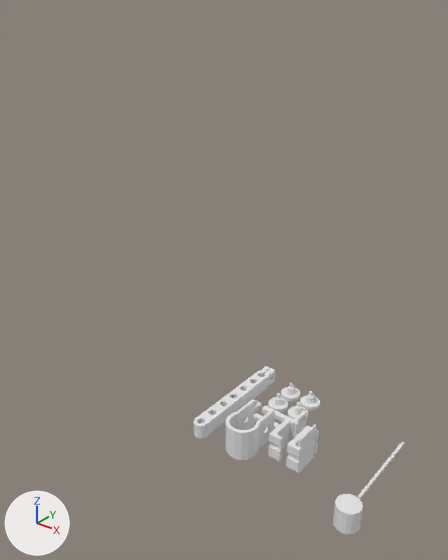
Two versions of the Blender file electronics-mounts/electronics-mounts.blend, one commit apart.
Before and after are seen from a 50 mm camera at (216.0, -340.0, 312.0) aimed at (-46.0, -13.0, 110.0). The axes (+X, +Y, +Z) are drawn at lower left. The lights are the same throughout.

The scene before the commit, as lines of its bpy script (objects in view):
```python
me_cylinder_003 = bpy.data.meshes.new('Cylinder.003')
me_cylinder_003.from_pydata(...)  # 228 vertices, 130 faces; spans x -1.0..1.0, y -27.0..4.6, z -1.0..7.8
me_cylinder_004 = bpy.data.meshes.new('Cylinder.004')
me_cylinder_004.from_pydata(...)  # a 16-sided cylinder along z spanning x -0.66..0.66, y -0.66..0.66, z -2.0..2.0
me_cylinder_005 = bpy.data.meshes.new('Cylinder.005')
me_cylinder_005.from_pydata(...)  # 124 vertices, 70 faces; spans x -12.2..12.1, y -14.2..23.8, z 0.0..24.7
ob_hole_set = bpy.data.objects.new('hole-set', me_cylinder_003)
ob_hole_set.location = (66.4, 31.9, 0.1)
ob_hole_set.scale = (3.0, 3.0, 3.0)
ob_hole_set.hide_set(True)  # its collection is switched off
ob_horiz_hole = bpy.data.objects.new('horiz-hole', me_cylinder_004)
ob_horiz_hole.location = (84.8, 51.5, 3.5)
ob_horiz_hole.rotation_euler = (0.0, 1.571, 0.0)  # degrees (0, 90, 0)
ob_horiz_hole.scale = (3.0, 3.0, 7.71)
ob_horiz_hole.hide_set(True)  # its collection is switched off
ob_hose_mount = bpy.data.objects.new('hose-mount', me_cylinder_005)
ob_hose_mount.location = (1.8, -48.3, 0.0)
# also in view: 'buck-clip' at (42.0, -33.0, 10.0); 'usb-clip' at (26.0, -33.0, 10.0); '18mm' at (90.0, -50.0, -8.0); 'standoff' at (3.0, 17.0, 6.0); 'pot-armeture' at (-33.0, -13.0, 6.0)
```
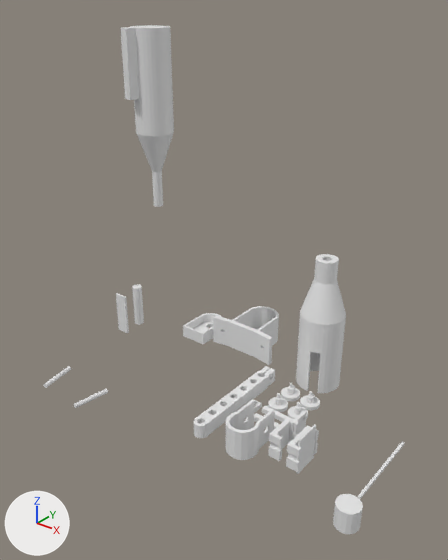
The change, as a list of edits to the scene's bpy script:
```text
Change me_cylinder_003:
    where me_cylinder_003.from_pydata(...)  # 228 vertices, 130 faces; spans x -1.0..1.0, y -27.0..4.6, z -1.0..7.8
    used by ob_hole_set; location = (66.4, 31.9, 0.1); scale = (3.0, 3.0, 3.0)
    me_cylinder_003 part 1: a new loose piece, a 16-sided cylinder along z spanning x 8.1..10.9, y -1.3..1.4, z -2.8..9.6
    me_cylinder_003 part 2: a new loose piece, a box spanning x 7.85..11.64, y -7.04..-6.38, z -2.72..9.47
Add me_cylinder_008:
    me_cylinder_008.from_pydata(...)  # 160 vertices, 130 faces; spans x -1.23..1.1, y -2.05..1.51, z 0.0..1.08
Add me_cylinder_009:
    me_cylinder_009.from_pydata(...)  # 196 vertices, 154 faces; spans x -3.2..2.73, y -0.66..3.87, z 0.0..2.46
Add me_cylinder_011:
    me_cylinder_011.from_pydata(...)  # 292 vertices, 232 faces; spans x -2.13..2.04, y -2.25..1.92, z -12.84..0.0
Add me_cylinder_012:
    me_cylinder_012.from_pydata(...)  # 168 vertices, 138 faces; spans x -1.6..1.6, y -2.4..1.6, z -2.2..12.9
Change ob_horiz_hole:
    ob_horiz_hole.location: (84.8, 51.5, 3.5) -> (-180.5, -76.9, -0.9)
    ob_horiz_hole.rotation_euler: (0.0, 1.571, 0.0) -> (1.405, 1.571, 0.0)  # degrees (0, 90, 0) -> degrees (81, 90, 0)
    remove ob_horiz_hole.hide_set(True)  # its collection is switched off
Change ob_hole_set:
    ob_hole_set.location: (66.4, 31.9, 0.1) -> (-189.6, 5.1, 32.5)
    remove ob_hole_set.hide_set(True)  # its collection is switched off
Add ob_pot_inner:
    ob_pot_inner = bpy.data.objects.new('pot-inner', me_cylinder_008)
    ob_pot_inner.location = (-126.8, 64.2, 0.0)
    ob_pot_inner.scale = (10.8, 10.8, 10.8)
Add ob_pot_outer:
    ob_pot_outer = bpy.data.objects.new('pot-outer', me_cylinder_009)
    ob_pot_outer.location = (-75.7, 59.3, 0.0)
    ob_pot_outer.scale = (10.8, 10.8, 10.8)
Add ob_pot_shaft:
    ob_pot_shaft = bpy.data.objects.new('pot-shaft', me_cylinder_011)
    ob_pot_shaft.location = (0.0, 60.6, 0.0)
    ob_pot_shaft.rotation_euler = (0.0, 3.142, 0.0)  # degrees (0, 180, 0)
    ob_pot_shaft.scale = (8.96, 8.96, 8.96)
Add ob_pot_shaft_hole:
    ob_pot_shaft_hole = bpy.data.objects.new('pot-shaft.hole', me_cylinder_012)
    ob_pot_shaft_hole.location = (-127.4, 4.1, 166.0)
    ob_pot_shaft_hole.scale = (8.96, 8.96, 8.96)
```

Changed parts and their boxes (x1, y1, x2, y2) in the pictures (448 x 560 px):
'pot-shaft.hole', added
    after: (120, 25, 174, 207)
'pot-shaft', added
    after: (296, 254, 346, 393)
'pot-outer', added
    after: (213, 306, 279, 365)
'hole-set', shown
    after: (116, 284, 144, 333)
'pot-inner', added
    after: (183, 313, 222, 344)
'horiz-hole', shown
    after: (44, 366, 108, 408)
part 1 of me_cylinder_003, added
    after: (132, 284, 144, 325)
part 2 of me_cylinder_003, added
    after: (116, 293, 129, 333)
